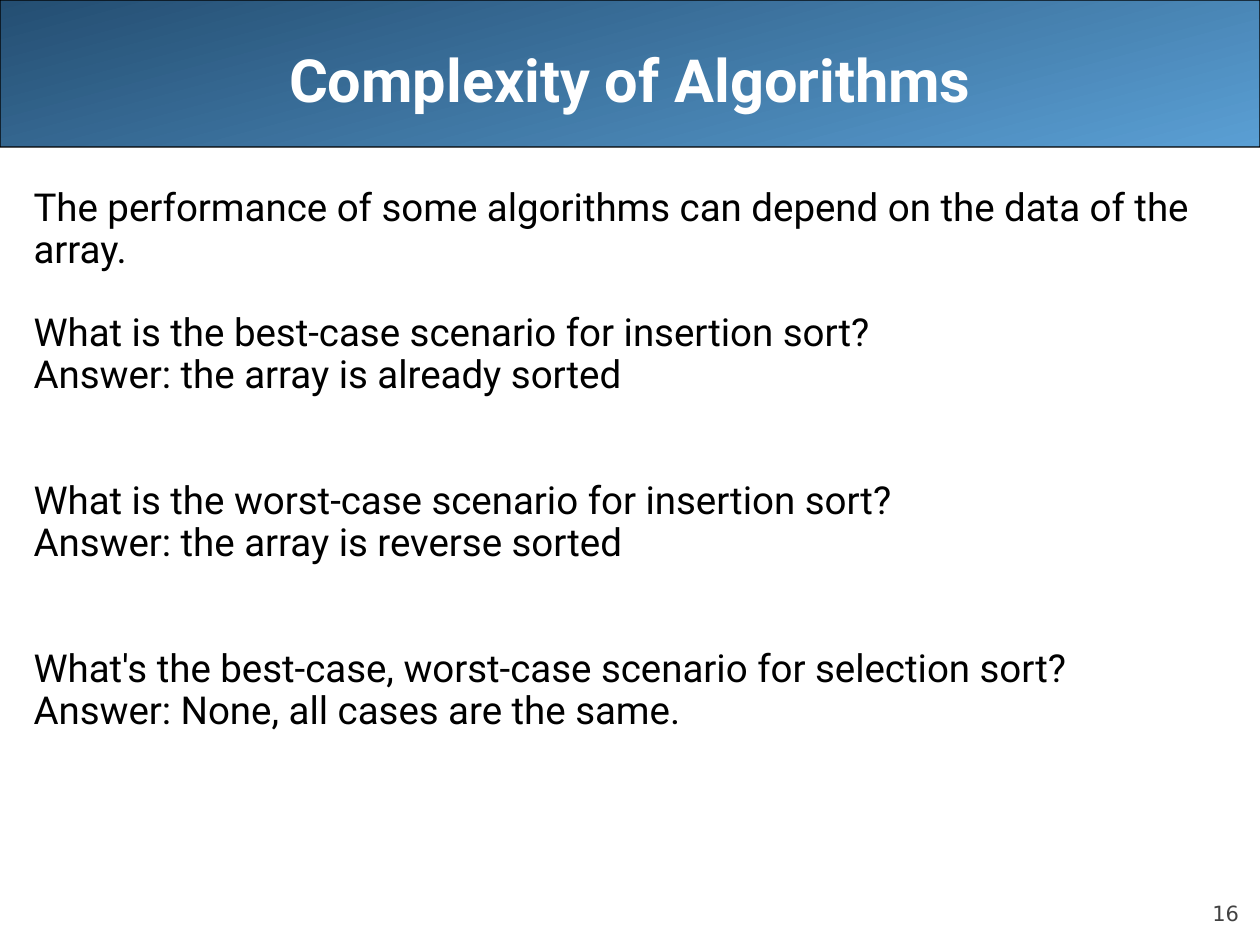
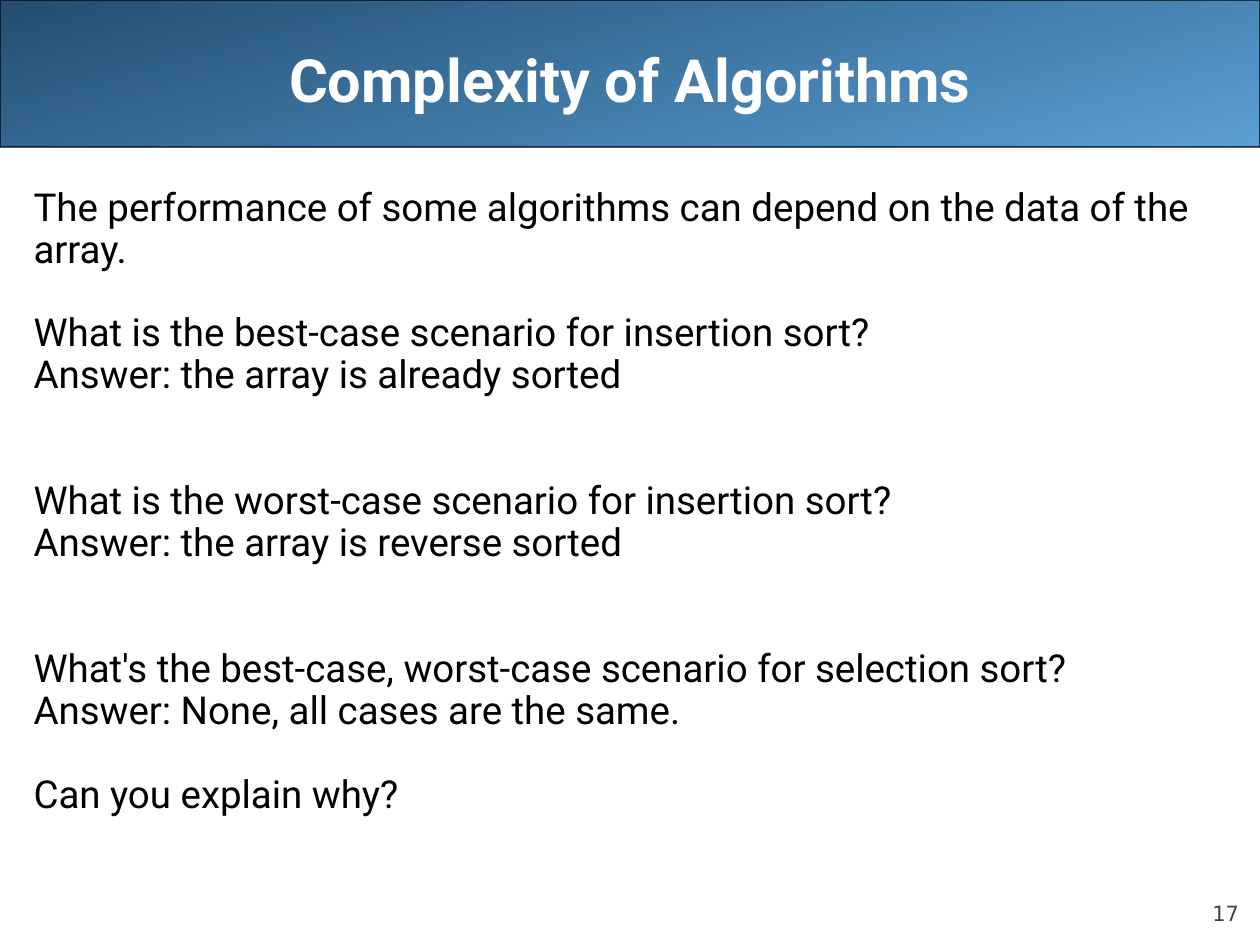
Before and after one commit to LongBaoNguyen/longbaonguyen.github.io, a slide deck: slide 17 of courses/apcsa/lecture19.ppt (slide 16 before the commit). Drawn at 1260x945 pixels with LibreOffice and Linux fonts; fonts in the diff are those of the drawing. Boxes give left, top, right and bottom in pixels: in the first picture for what was removed or moved away, otherwise in the second. Text is boxed around its words. In the diff, an @@ line names an element or a change of style, - is before the commit and + after.

```diff
--- a/courses/apcsa/lecture19.ppt
+++ b/courses/apcsa/lecture19.ppt
@@ text at <box>34,779,398,817</box>: paragraph added @@
+Can you explain why?
@@ page number at <box>1212,905,1239,921</box>: text changed @@
-16
+17
```
Also in this commit, not shown: 11 other slides changed, 1 slide added, 1 slide removed, 7 other files.
